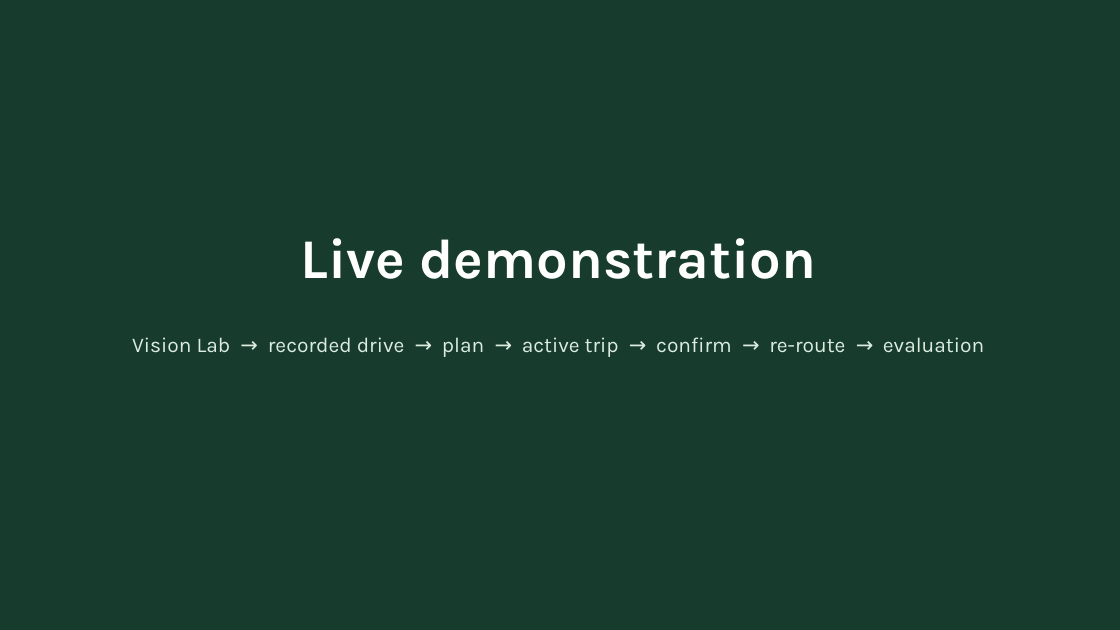
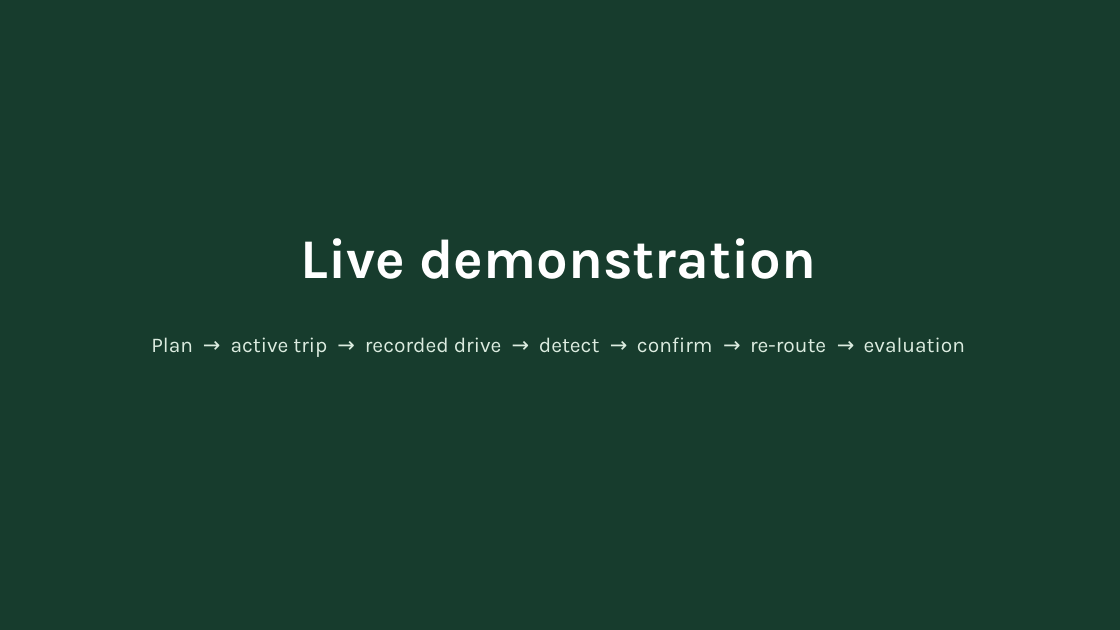
Before and after one commit to Nezraaaa/AniRoute, a slide deck: slide 14 of presentation/AniRoute_CSST106.pptx. Drawn at 1120x630 pixels with LibreOffice and Linux fonts; fonts in the diff are those of the drawing. Boxes give left, top, right and bottom in pixels: in the first picture for what was removed or moved away, otherwise in the second. Text is boxed around its words. In the diff, an @@ line names an element or a change of style, - is before the commit and + after.

```diff
--- a/presentation/AniRoute_CSST106.pptx
+++ b/presentation/AniRoute_CSST106.pptx
@@ text at (x1=151, y1=337, x2=965, y2=357): text changed @@
-Vision Lab → recorded drive → plan → active trip → confirm → re-route → evaluation
+Plan → active trip → recorded drive → detect → confirm → re-route → evaluation
```
Also in this commit, not shown: 2 other slides changed, 48 other files.
